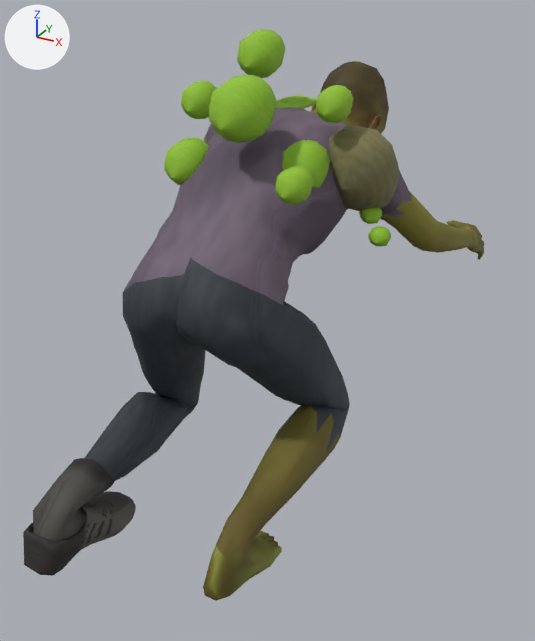
The FBX model Assets/Resources/ProductionArt/Toxic.fbx as it was, and as the next commit left it.
Both versions are drawn from a camera (50 mm lens) standing at (0.819, -1.308, 1.121) and looking at (0.011, 0.162, 0.385). The lights are fixed; the arrows at upper left show +X, +Y and +Z. The picture after the commit comes second. Both versions are drawn at frame 169 of the action 'Scene'; the numbers are the values there.

Before the edit, the objects in view are built like this:
```python
me_toxic_skin = bpy.data.meshes.new('Toxic skin')
me_toxic_skin.from_pydata(...)  # 3510 vertices, 5312 faces; spans x -0.434..0.403, y -0.491..0.776, z 0.009..1.051
me_toxic_skin.materials.append(mat_character_atlas)
ob_toxic_skinned_body = bpy.data.objects.new('Toxic skinned body', me_toxic_skin)
ob_toxic_skinned_body.location = (0.0, 0.0, 0.0)
```
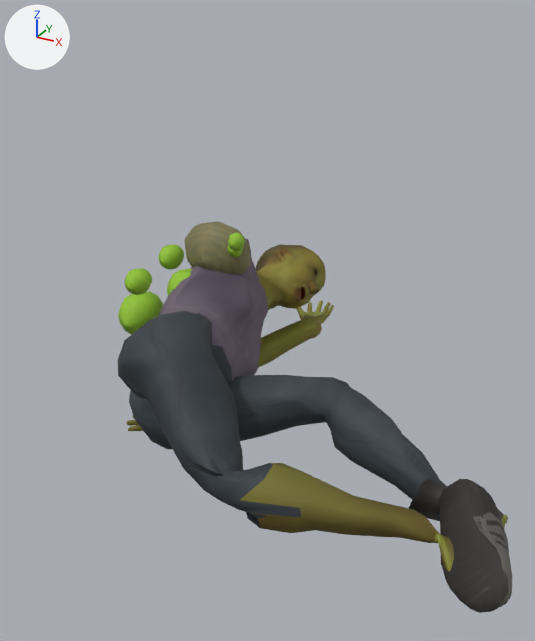
Boxes [x1, y1, x2, y2] around the edits, measured in the pictures (535 x 641 px; the box of a moved part takes in the faces that stretch with it):
'Toxic skinned body', reshaped (15% narrower, 31% shorter): before [23, 29, 484, 601]; after [118, 221, 512, 613]
part 1 of me_toxic_skin, moved or reshaped: before [23, 491, 136, 576]; after [439, 479, 512, 613]
part 2 of me_toxic_skin, moved or reshaped (not visible afterwards): before [276, 95, 302, 103]
part 3 of me_toxic_skin, moved or reshaped (not visible afterwards): before [286, 96, 309, 106]
part 4 of me_toxic_skin, moved or reshaped (not visible afterwards): before [291, 98, 317, 109]
part 5 of me_toxic_skin, moved or reshaped: before [275, 166, 314, 205]; after [124, 268, 152, 295]
part 6 of me_toxic_skin, moved or reshaped (not visible afterwards): before [164, 137, 209, 185]
part 7 of me_toxic_skin, moved or reshaped: before [209, 74, 276, 143]; after [118, 291, 164, 335]
part 8 of me_toxic_skin, moved or reshaped: before [282, 140, 330, 188]; after [167, 269, 192, 296]
part 9 of me_toxic_skin, moved or reshaped (not visible afterwards): before [181, 81, 217, 119]
part 10 of me_toxic_skin, moved or reshaped: before [316, 85, 353, 123]; after [158, 244, 184, 270]
part 11 of me_toxic_skin, moved or reshaped (not visible afterwards): before [275, 101, 293, 108]
part 12 of me_toxic_skin, moved or reshaped (not visible afterwards): before [237, 29, 285, 78]
part 13 of me_toxic_skin, moved or reshaped: before [329, 125, 400, 212]; after [184, 221, 251, 274]
part 14 of me_toxic_skin, moved or reshaped: before [359, 208, 382, 224]; after [228, 244, 243, 258]
part 15 of me_toxic_skin, moved or reshaped: before [368, 226, 391, 246]; after [228, 233, 245, 251]
part 16 of me_toxic_skin, moved or reshaped: before [33, 61, 484, 601]; after [118, 238, 508, 572]

Patch to the scene script:
```diff
--- a/Assets/Resources/ProductionArt/Toxic.fbx.py
+++ b/Assets/Resources/ProductionArt/Toxic.fbx.py
@@ me_toxic_skin @@
-me_toxic_skin.from_pydata(...)  # 3510 vertices, 5312 faces; spans x -0.434..0.403, y -0.491..0.776, z 0.009..1.051
+me_toxic_skin.from_pydata(...)  # 3510 vertices, 5312 faces; spans x -0.54..0.702, y -0.24..1.033, z 0.0..0.542
+# me_toxic_skin part 1: the loose piece of 135 vertices spanning x -0.254..-0.11, y -0.491..-0.206, z 0.009..0.118 is multiplied about its middle by the matrix ((0.757, 0.48, 0.444), (0.136, -0.78, 0.611), (0.64, -0.402, -0.655)), then moved by (0.795, 0.322, 0.006)
+# me_toxic_skin part 2: the loose piece of 18 vertices spanning x -0.039..0.013, y 0.268..0.343, z 0.884..0.903 is multiplied about its middle by the matrix ((-0.046, 0.428, -0.903), (0.0, 0.904, 0.428), (0.999, 0.02, -0.041)), then moved by (-0.32, 0.238, -0.68)
+# me_toxic_skin part 3: the loose piece of 18 vertices spanning x -0.023..0.032, y 0.25..0.341, z 0.877..0.901 is multiplied about its middle by the matrix ((-0.046, 0.428, -0.903), (0.0, 0.904, 0.428), (0.999, 0.02, -0.041)), then moved by (-0.339, 0.237, -0.658)
+# me_toxic_skin part 4: the loose piece of 18 vertices spanning x -0.006..0.051, y 0.232..0.338, z 0.868..0.899 is multiplied about its middle by the matrix ((-0.046, 0.428, -0.903), (0.0, 0.904, 0.428), (0.999, 0.02, -0.041)), then moved by (-0.357, 0.236, -0.634)
+# me_toxic_skin part 5: the loose piece of 60 vertices spanning x 0.148..0.221, y -0.088..-0.011, z 0.751..0.821 is multiplied about its middle by the matrix ((-0.046, 0.428, -0.903), (0.0, 0.904, 0.428), (0.999, 0.02, -0.041)), then moved by (-0.581, 0.227, -0.378)
+# me_toxic_skin part 6: the loose piece of 60 vertices spanning x -0.173..-0.068, y -0.014..0.097, z 0.733..0.834 is multiplied about its middle by the matrix ((-0.046, 0.428, -0.903), (0.0, 0.904, 0.428), (0.999, 0.02, -0.041)), then moved by (-0.221, 0.217, -0.678)
+# me_toxic_skin part 7: the loose piece of 60 vertices spanning x -0.029..0.103, y -0.063..0.077, z 0.848..0.975 is multiplied about its middle by the matrix ((-0.046, 0.428, -0.903), (0.0, 0.904, 0.428), (0.999, 0.02, -0.041)), then moved by (-0.516, 0.275, -0.655)
+# me_toxic_skin part 8: the loose piece of 60 vertices spanning x 0.07..0.185, y 0.038..0.16, z 0.73..0.841 is multiplied about its middle by the matrix ((-0.046, 0.428, -0.903), (0.0, 0.904, 0.428), (0.999, 0.02, -0.041)), then moved by (-0.458, 0.212, -0.431)
+# me_toxic_skin part 9: the loose piece of 60 vertices spanning x -0.186..-0.103, y 0.086..0.174, z 0.864..0.945 is multiplied about its middle by the matrix ((-0.046, 0.428, -0.903), (0.0, 0.904, 0.428), (0.999, 0.02, -0.041)), then moved by (-0.267, 0.26, -0.826)
+# me_toxic_skin part 10: the loose piece of 60 vertices spanning x 0.148..0.224, y 0.085..0.165, z 0.881..0.953 is multiplied about its middle by the matrix ((-0.046, 0.428, -0.903), (0.0, 0.904, 0.428), (0.999, 0.02, -0.041)), then moved by (-0.626, 0.266, -0.509)
+# me_toxic_skin part 11: the loose piece of 60 vertices spanning x -0.067..0.046, y 0.174..0.294, z 0.787..0.895 is multiplied about its middle by the matrix ((-0.046, 0.428, -0.903), (0.0, 0.904, 0.428), (0.999, 0.02, -0.041)), then moved by (-0.305, 0.223, -0.624)
+# me_toxic_skin part 12: the loose piece of 60 vertices spanning x -0.085..0.019, y 0.155..0.266, z 0.951..1.051 is multiplied about its middle by the matrix ((-0.046, 0.428, -0.903), (0.0, 0.904, 0.428), (0.999, 0.02, -0.041)), then moved by (-0.437, 0.294, -0.814)
+# me_toxic_skin part 13: the loose piece of 60 vertices spanning x 0.121..0.308, y 0.122..0.277, z 0.671..0.87 is multiplied about its middle by the matrix ((-0.046, 0.428, -0.903), (0.0, 0.904, 0.428), (0.999, 0.02, -0.041)), then moved by (-0.493, 0.196, -0.327)
+# me_toxic_skin part 14: the loose piece of 48 vertices spanning x 0.224..0.276, y 0.177..0.222, z 0.656..0.7 is multiplied about its middle by the matrix ((-0.046, 0.428, -0.903), (0.0, 0.904, 0.428), (0.999, 0.02, -0.041)), then moved by (-0.446, 0.156, -0.195)
+# me_toxic_skin part 15: the loose piece of 48 vertices spanning x 0.256..0.307, y 0.155..0.199, z 0.615..0.659 is multiplied about its middle by the matrix ((-0.046, 0.428, -0.903), (0.0, 0.904, 0.428), (0.999, 0.02, -0.041)), then moved by (-0.451, 0.141, -0.121)
+# me_toxic_skin part 16: 2469 of 3510 vertices moved; they spanned x -0.434..0.403, y -0.476..0.776, z 0.009..0.969 and now span x -0.387..0.649, y -0.24..1.033, z 0.0..0.494; mean shift (-0.085, 0.117, -0.336); largest move (0.332, 0.774, 0.504) -> (-0.361, 0.039, 0.025)
+# other edits to the shape of me_toxic_skin do not show in these pictures
 me_toxic_skin.materials.append(mat_character_atlas)
```
